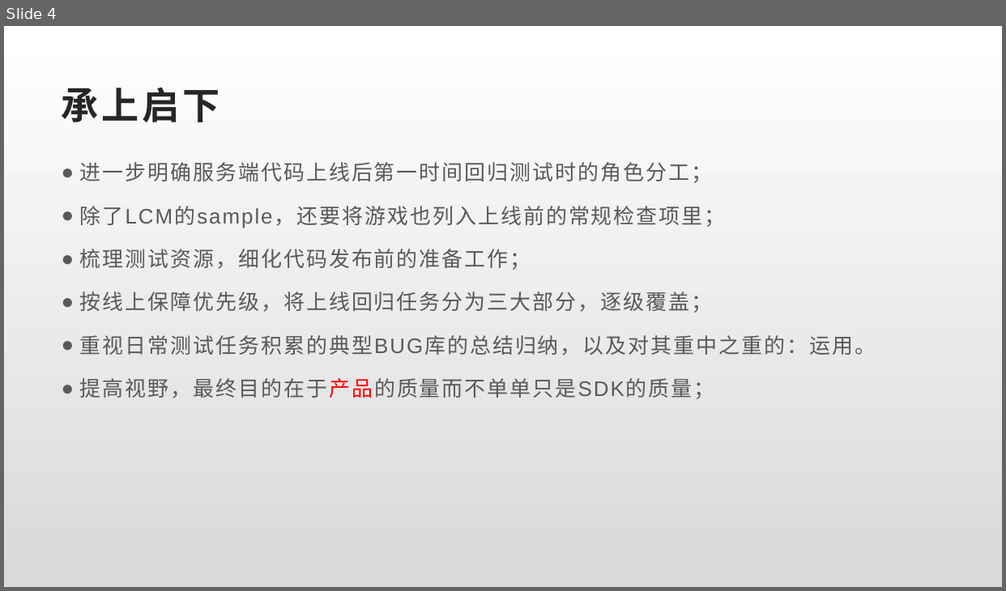
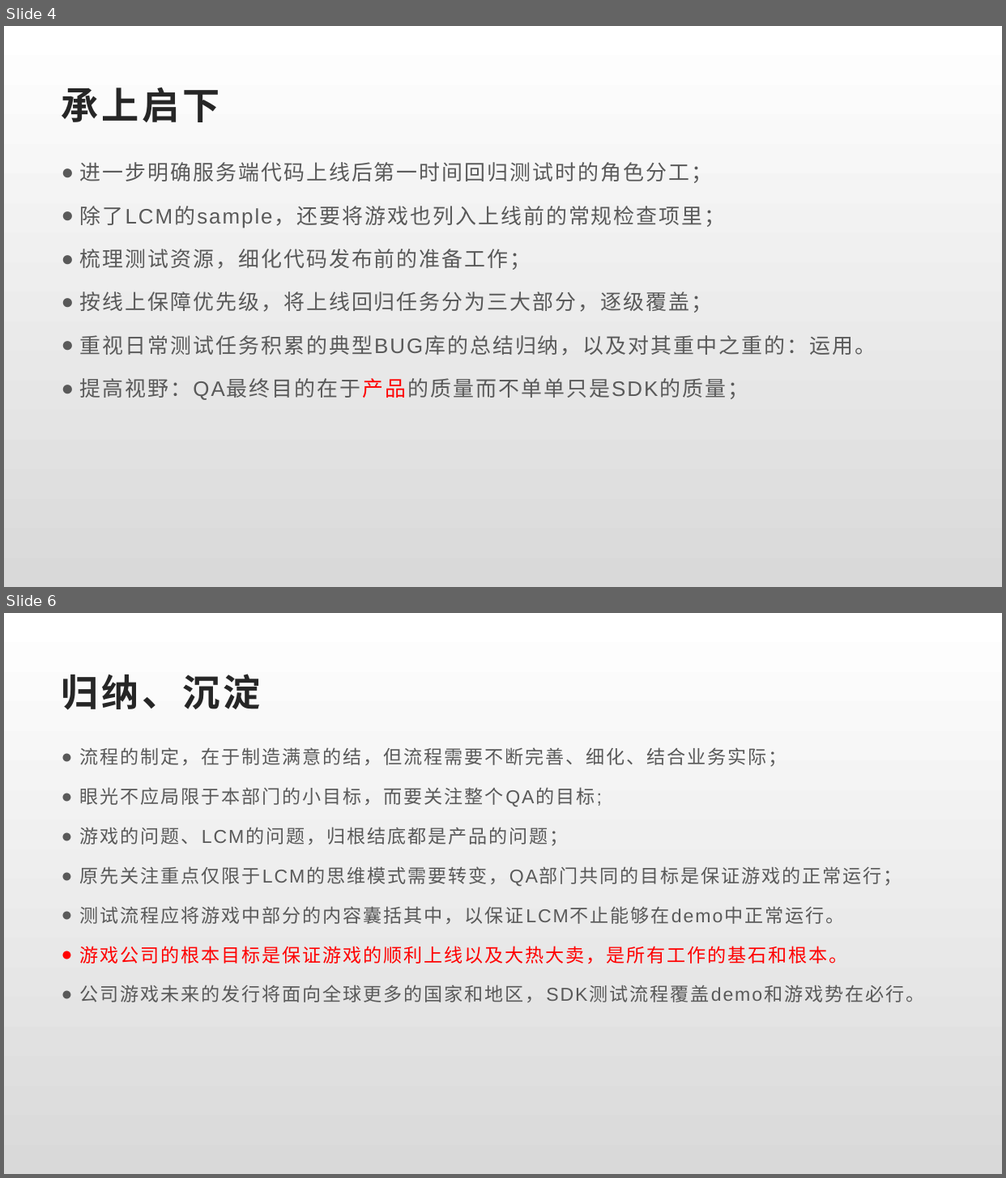
Before and after one commit to Rexixe1993/JavaScriptLesson, a slide deck: 全球版灌篮OBT复盘总结.pptx. Shown one above the other, each under a label of ours: slide 4 before the commit, slides 4 and 6 after it; the slides between them are not shown. The pictures are 1006x591 and 1006x1178 pixels, drawn with LibreOffice and Linux fonts; fonts in the diff are those of the drawing. Boxes give left, top, right and bottom in pixels: in the first picture for what was removed or moved away, otherwise in the second. Text is boxed around its words. In the diff, an @@ line names an element or a change of style, - is before the commit and + after.

```diff
--- a/全球版灌篮OBT复盘总结.pptx
+++ b/全球版灌篮OBT复盘总结.pptx
@@ slide 6 added at (x1=4, y1=613, x2=1002, y2=1174), background gradient #FFFFFF to #D9D9D9 @@
@@ title added at (x1=62, y1=674, x2=261, y2=710), 36 pt, text #262626, bold @@
+归纳、沉淀
@@ text added at (x1=80, y1=747, x2=924, y2=1003), 18 pt, text #595959 @@
+● 流程的制定，在于制造满意的结，但流程需要不断完善、细化、结合业务实际；
+● 眼光不应局限于本部门的小目标，而要关注整个QA的目标;
+● 游戏的问题、LCM的问题，归根结底都是产品的问题；
+● 原先关注重点仅限于LCM的思维模式需要转变，QA部门共同的目标是保证游戏的正常运行；
+● 测试流程应将游戏中部分的内容囊括其中，以保证LCM不止能够在demo中正常运行。
+● 游戏公司的根本目标是保证游戏的顺利上线以及大热大卖，是所有工作的基石和根本。
+● 公司游戏未来的发行将面向全球更多的国家和地区，SDK测试流程覆盖demo和游戏势在必行。
@@ slide 4 changed as well @@
@@ text at (x1=80, y1=378, x2=749, y2=400): text changed @@
-● 提高视野，最终目的在于产品的质量而不单单只是SDK的质量；
+● 提高视野：QA最终目的在于产品的质量而不单单只是SDK的质量；
```
Also in this commit, not shown: 3 other slides changed, 4 other slides added, 7 other files.
